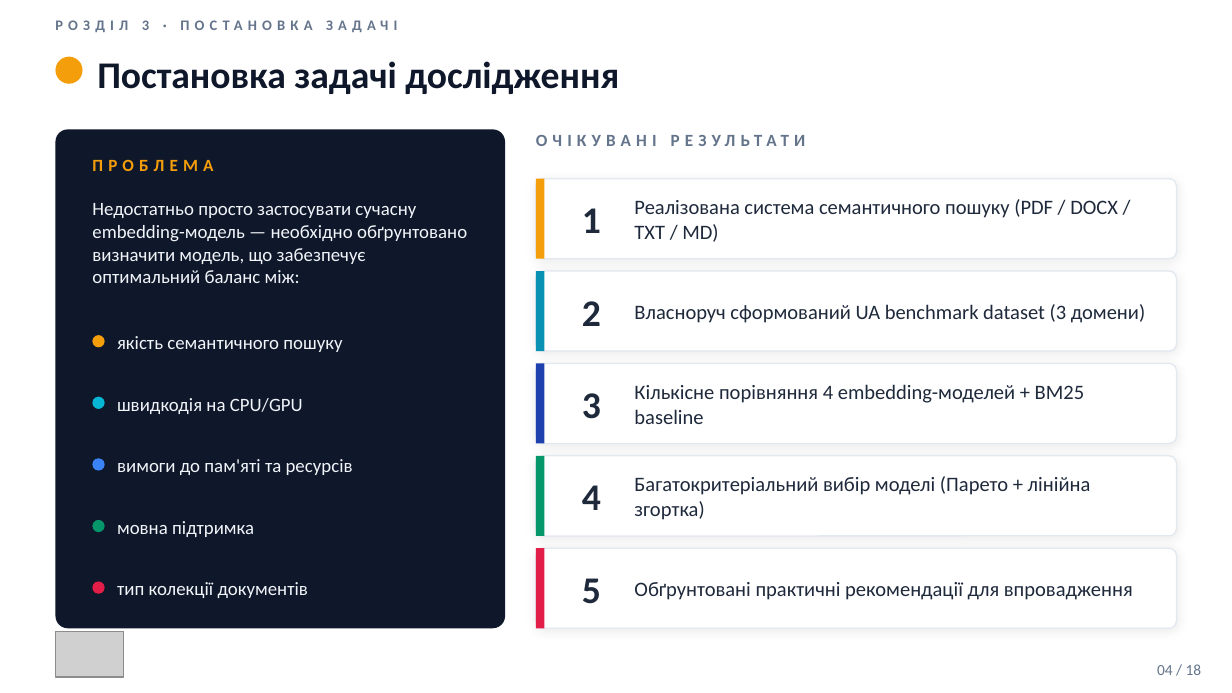
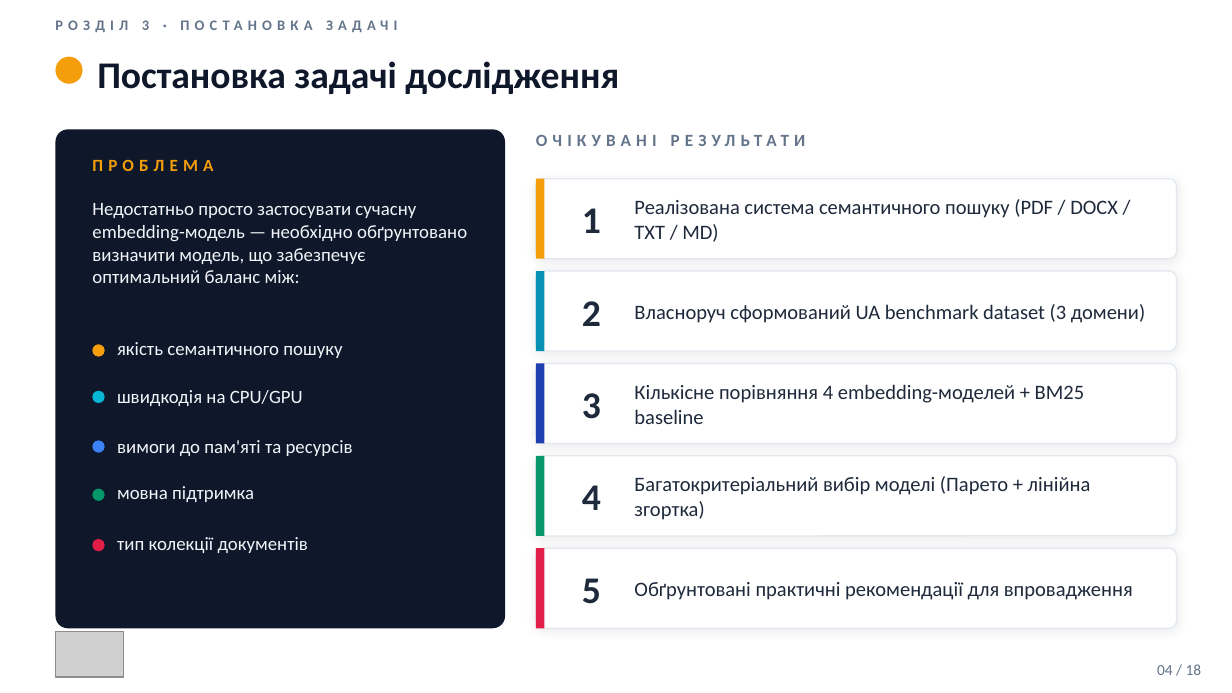
Before and after one commit to vitaliinnest/kb-semantic-search-benchmark, a slide deck: slide 4 of thesis/Nesterenko_Presentation.pptx. Drawn at 1232x693 pixels with LibreOffice and Linux fonts; fonts in the diff are those of the drawing; grey boxes stand for pictures. Boxes give left, top, right and bottom in pixels: in the first picture for what was removed or moved away, otherwise in the second. Text is boxed around its words. In the diff, an @@ line names an element or a change of style, - is before the commit and + after.

```diff
--- a/thesis/Nesterenko_Presentation.pptx
+++ b/thesis/Nesterenko_Presentation.pptx
@@ text "якість семантичного пошуку": place and size @@
-text "якість семантичного пошуку" at <box>117,336,342,352</box>
+text "якість семантичного пошуку" at <box>117,342,342,358</box>
@@ ellipse: place and size @@
-ellipse at <box>92,335,105,347</box>
+ellipse at <box>92,344,105,356</box>
@@ text "швидкодія на CPU/GPU": place and size @@
-text "швидкодія на CPU/GPU" at <box>117,398,303,414</box>
+text "швидкодія на CPU/GPU" at <box>117,390,303,406</box>
@@ ellipse: place and size @@
-ellipse at <box>92,397,105,409</box>
+ellipse at <box>92,391,105,403</box>
@@ ellipse: place and size @@
-ellipse at <box>92,458,105,471</box>
+ellipse at <box>92,441,105,453</box>
@@ text "вимоги до пам'яті та ресурсів": place and size @@
-text "вимоги до пам'яті та ресурсів" at <box>117,459,353,475</box>
+text "вимоги до пам'яті та ресурсів" at <box>117,440,353,456</box>
@@ text "мовна підтримка": place and size @@
-text "мовна підтримка" at <box>117,521,254,537</box>
+text "мовна підтримка" at <box>117,486,254,502</box>
@@ ellipse: place and size @@
-ellipse at <box>92,520,105,532</box>
+ellipse at <box>92,489,105,501</box>
@@ text "тип колекції документів": place and size @@
-text "тип колекції документів" at <box>117,582,308,598</box>
+text "тип колекції документів" at <box>117,537,308,553</box>
@@ ellipse: place and size @@
-ellipse at <box>92,582,105,594</box>
+ellipse at <box>92,540,105,552</box>
```
Also in this commit, not shown: 12 other slides changed.
